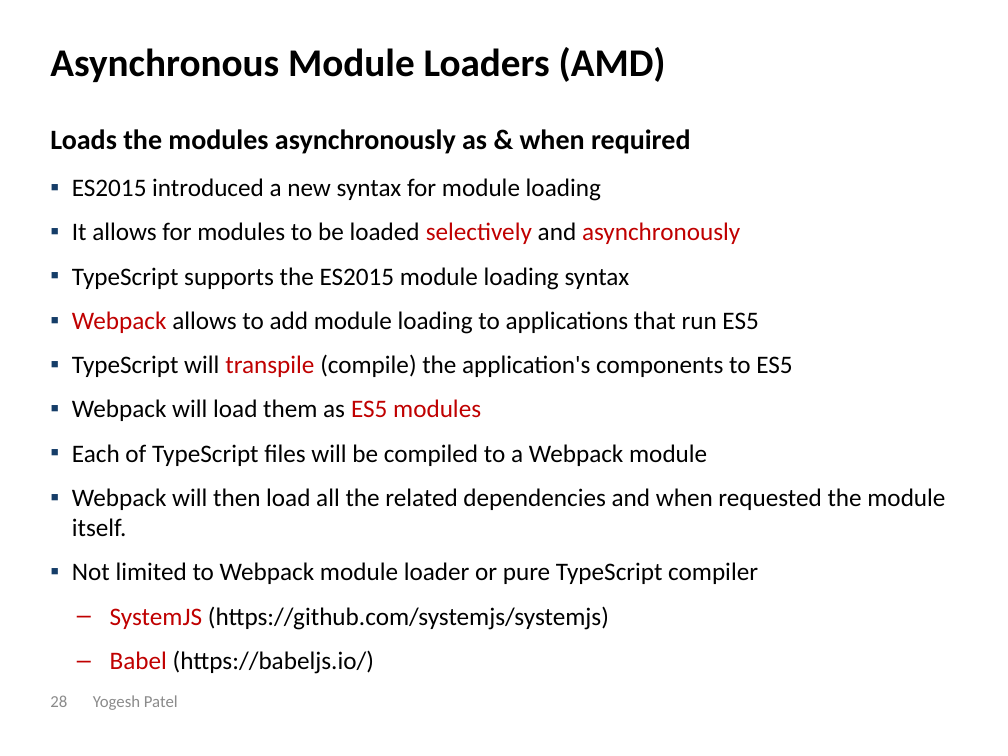
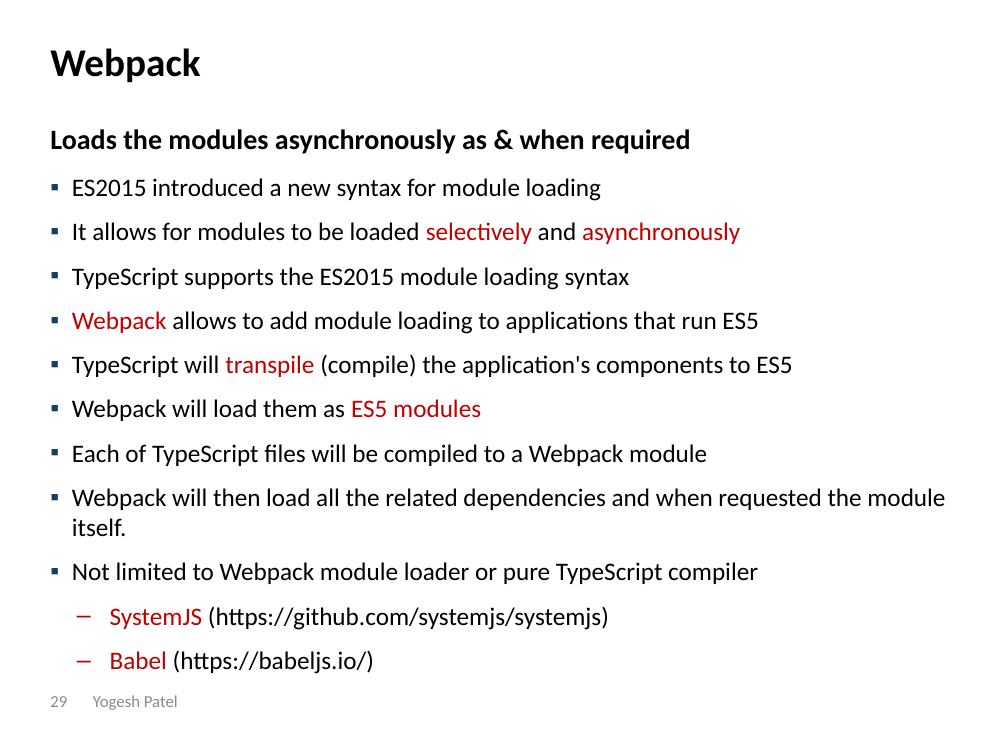
Before and after one commit to eryogesh/angular7, a slide deck: slide 29 of Angular 7 by YogeshPatel.pptx (slide 28 before the commit). Drawn at 1008x756 pixels with LibreOffice and Linux fonts; fonts in the diff are those of the drawing. Boxes give left, top, right and bottom in pixels: in the first picture for what was removed or moved away, otherwise in the second. Text is boxed around its words. In the diff, an @@ line names an element or a change of style, - is before the commit and + after.

```diff
--- a/Angular 7 by YogeshPatel.pptx
+++ b/Angular 7 by YogeshPatel.pptx
@@ title at box(50, 48, 200, 82): text changed @@
-Asynchronous Module Loaders (AMD)
+Webpack
@@ page number at box(50, 696, 67, 707): text changed @@
-28
+29
```
Also in this commit, not shown: 4 other slides changed, 1 slide added, 58 other files.
